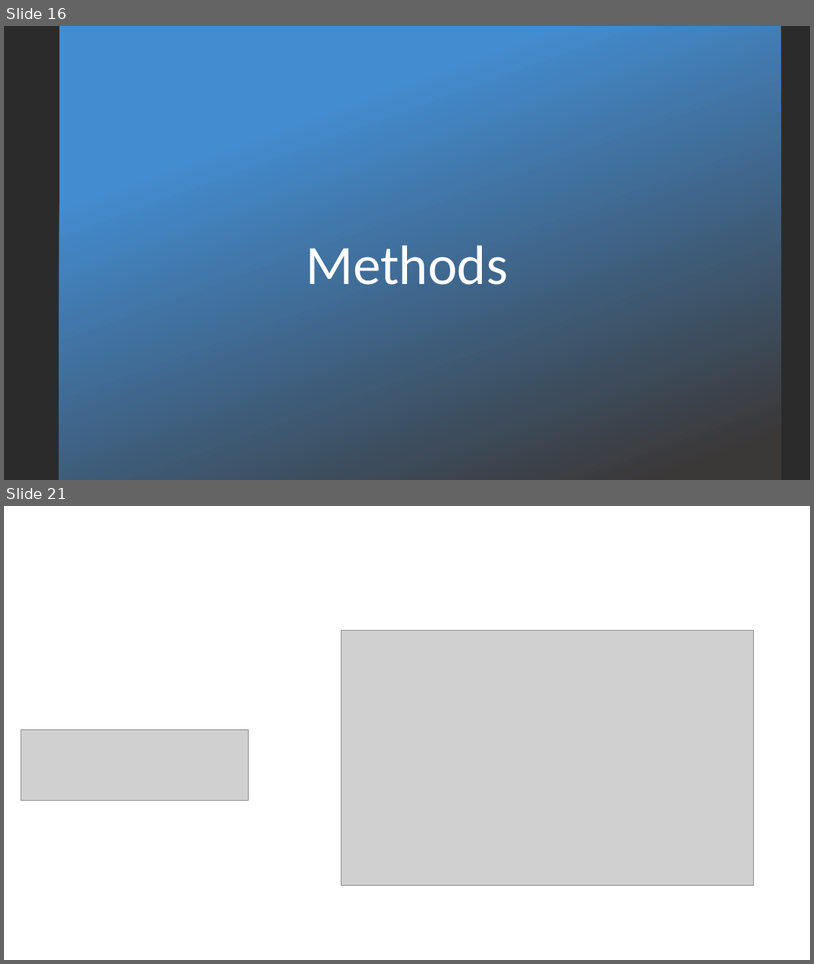
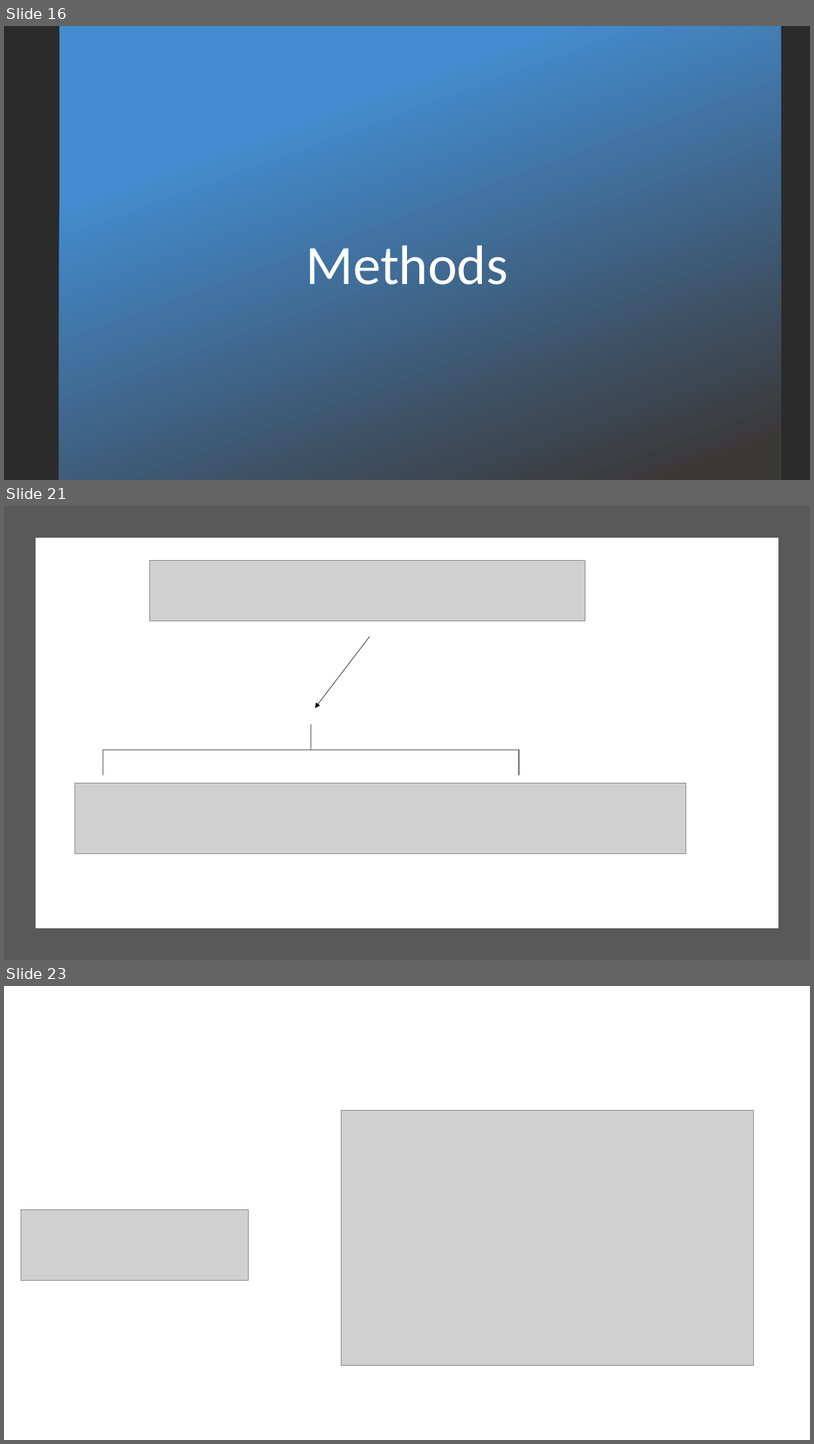
Before and after one commit to ndorilas2014/RMTProject, a slide deck: Presentation(RMT).pptx. Shown one above the other, each under a label of ours: slides 16 and 21 before the commit, slides 16, 21 and 23 after it; the slides between them are not shown. The pictures are 814x964 and 814x1444 pixels, drawn with LibreOffice and Linux fonts; fonts in the diff are those of the drawing; grey boxes stand for pictures; background and template pictures are left out; a plain dark background stands for a picture behind light text. Boxes give left, top, right and bottom in pixels: in the first picture for what was removed or moved away, otherwise in the second. Text is boxed around its words. In the diff, an @@ line names an element or a change of style, - is before the commit and + after.

```diff
--- a/Presentation(RMT).pptx
+++ b/Presentation(RMT).pptx
@@ slide 21 added at (4,506,810,960), background #FFFFFF @@
@@ rectangle added at (4,506,810,960), fill #595959 @@
@@ rectangle added at (36,538,779,928), fill #FFFFFF @@
@@ picture added at (149,560,586,620) @@
@@ arrow added from (370, 636) to (315, 708), #000000 0.5 pt @@
@@ left brace added at (103,724,520,775), outline #000000 0.5 pt @@
@@ picture added at (75,783,687,854) @@
@@ what was slide 21 is now slide 23 @@
```
Also in this commit, not shown: 9 slides changed, 9 other slides added, 3 slides removed, 36 other files.
